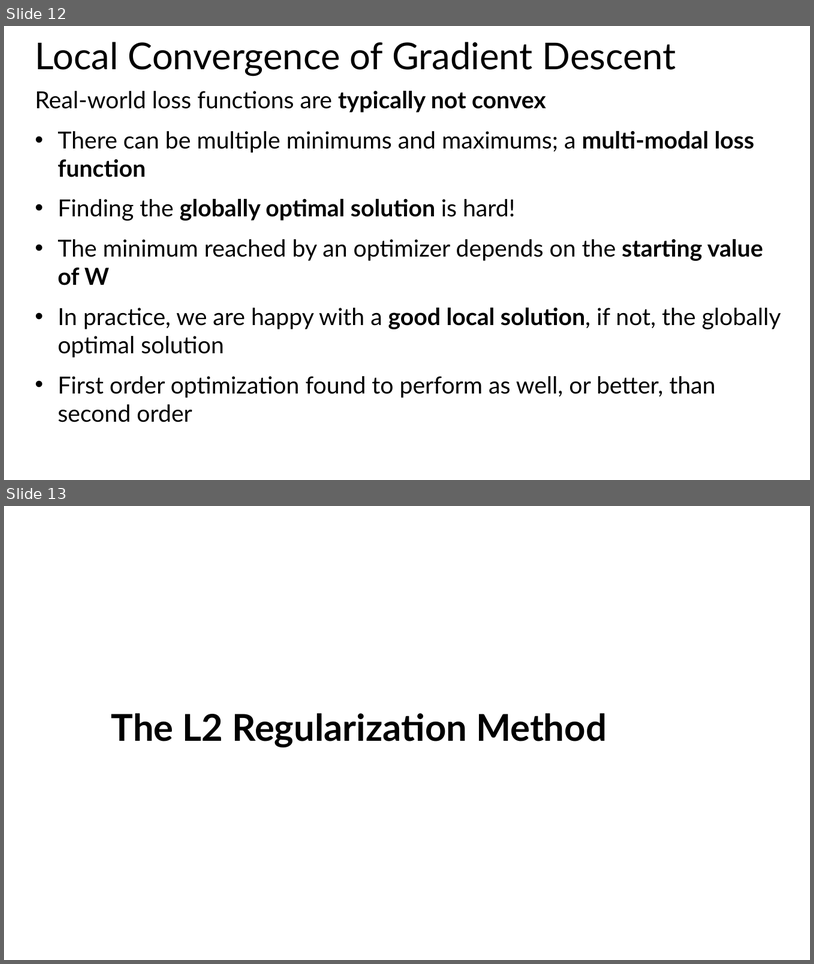
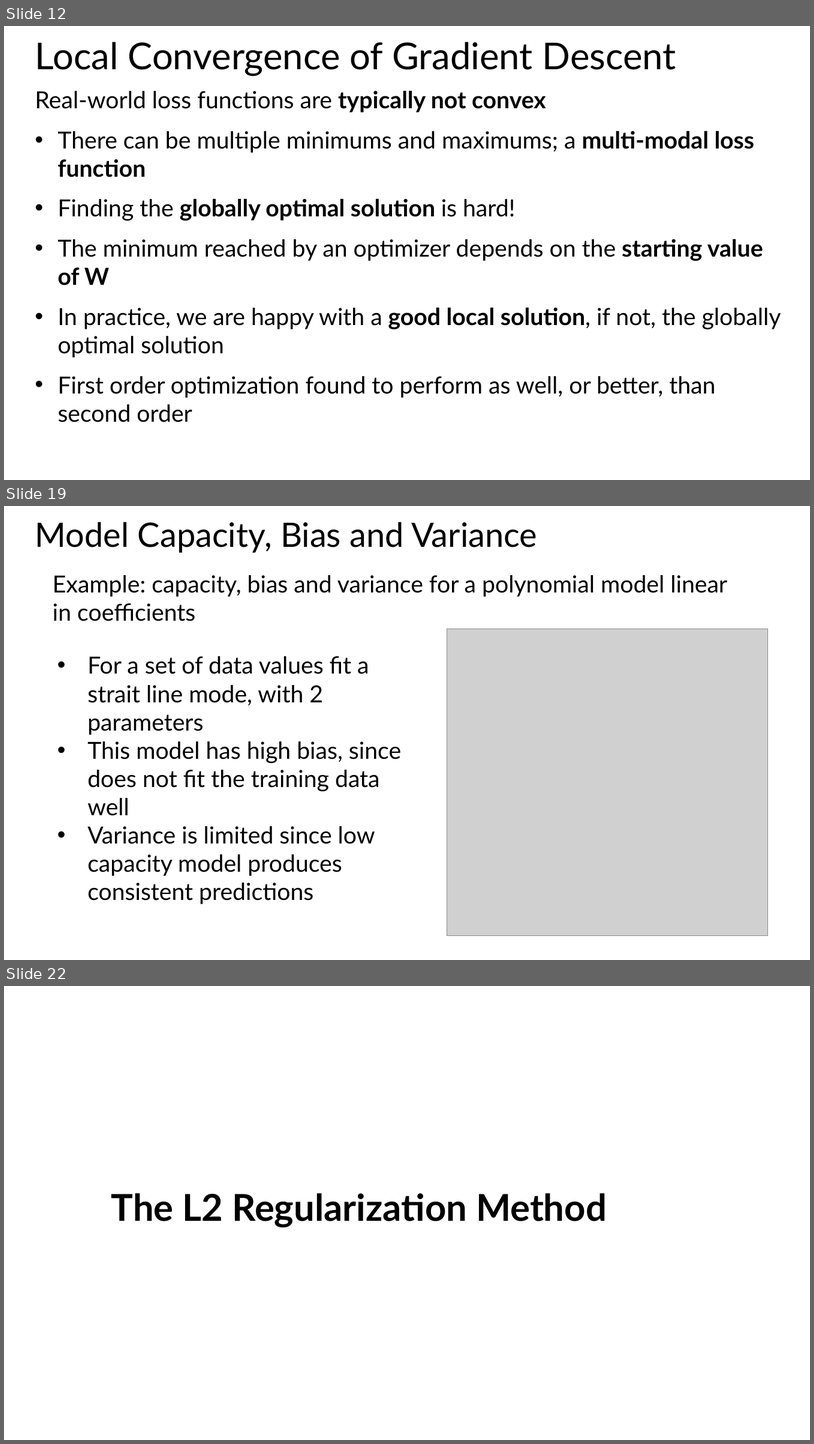
Before and after one commit to StephenElston/MachineLearning530, a slide deck: Lesson4/4_OptimizationRegularization.pptx. Shown one above the other, each under a label of ours: slides 12 and 13 before the commit, slides 12, 19 and 22 after it; the slides between them are not shown. The pictures are 814x964 and 814x1444 pixels, drawn with LibreOffice and Linux fonts; fonts in the diff are those of the drawing; grey boxes stand for pictures. Boxes give left, top, right and bottom in pixels: in the first picture for what was removed or moved away, otherwise in the second. Text is boxed around its words. In the diff, an @@ line names an element or a change of style, - is before the commit and + after.

```diff
--- a/Lesson4/4_OptimizationRegularization.pptx
+++ b/Lesson4/4_OptimizationRegularization.pptx
@@ slide 19 added at (x1=4, y1=506, x2=810, y2=960), background #FFFFFF @@
@@ text added at (x1=35, y1=522, x2=537, y2=553), 40 pt, text #000000 @@
+Model Capacity, Bias and Variance
@@ text added at (x1=53, y1=575, x2=728, y2=621), 28 pt, text #000000 @@
+Example: capacity, bias and variance for a polynomial model linear in coefficients
@@ picture added at (x1=447, y1=629, x2=768, y2=936) @@
@@ text added at (x1=87, y1=656, x2=401, y2=904), 28 pt, text #000000 @@
+• For a set of data values fit a strait line mode, with 2 parameters
+• This model has high bias, since does not fit the training data well
+• Variance is limited since low capacity model produces consistent predictions
@@ what was slide 13 is now slide 22 @@
```
Also in this commit, not shown: 9 other slides added.
